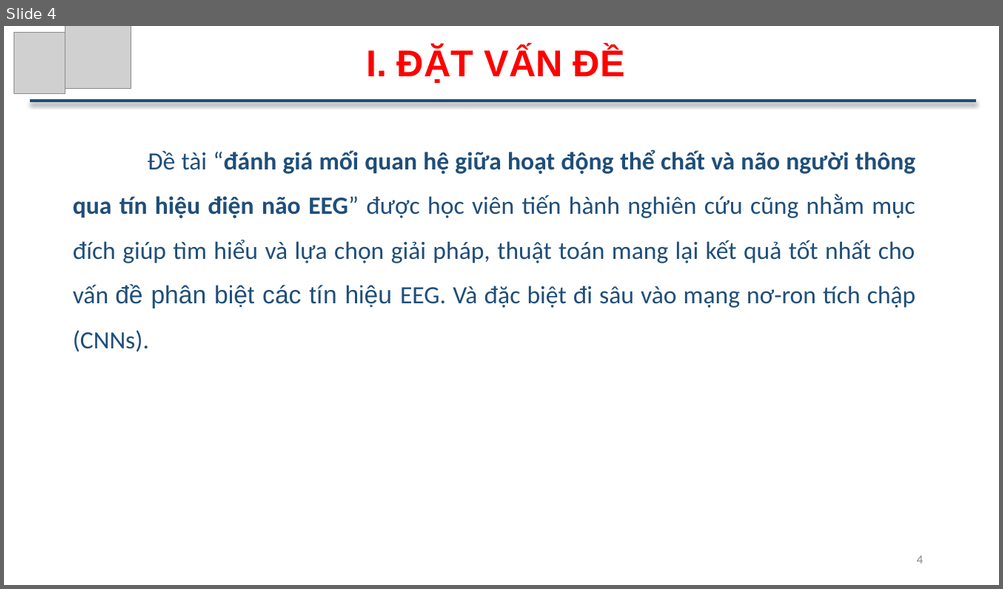
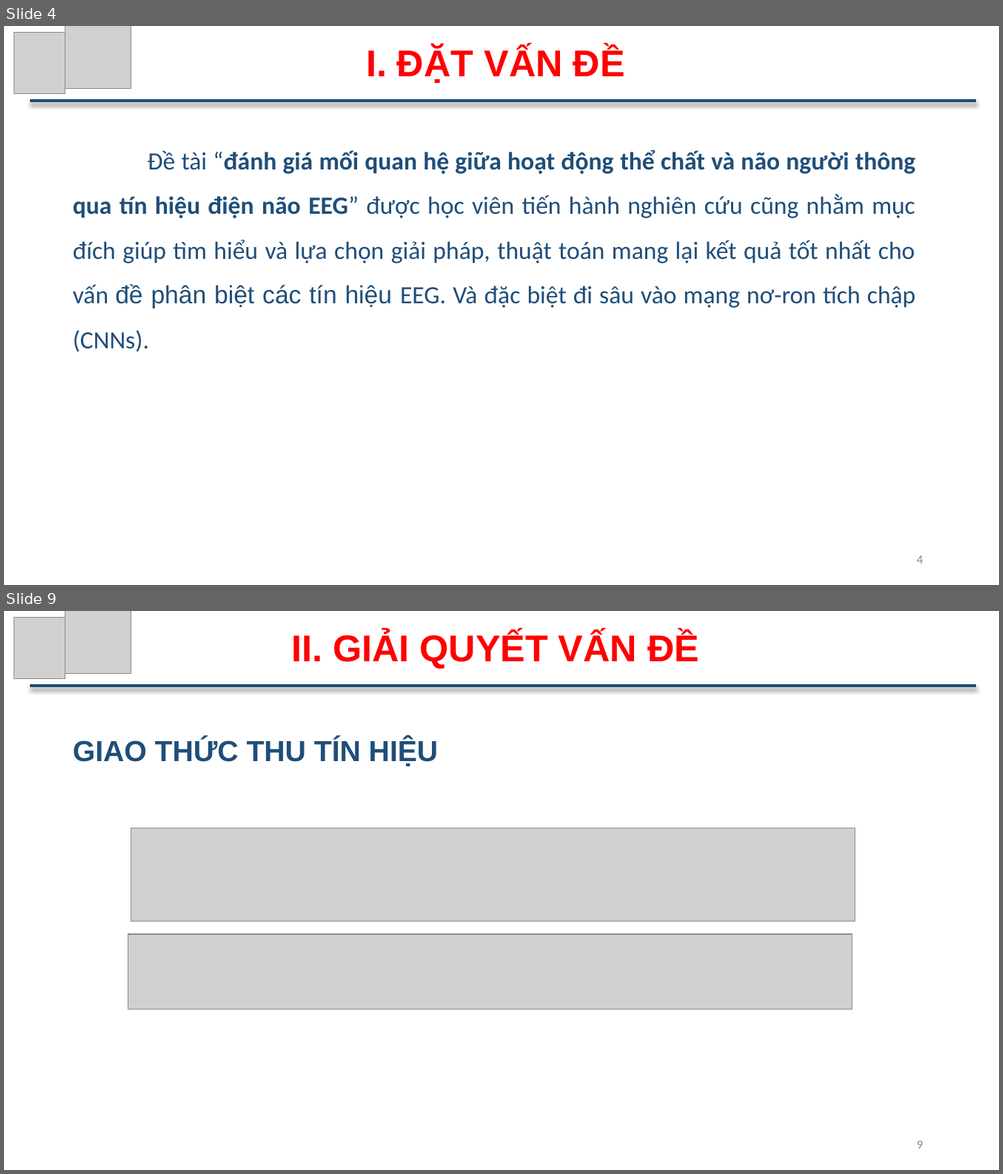
Before and after one commit to ThuTrongNguyen/Thesis, a slide deck: SlideBaoCao.pptx. Shown one above the other, each under a label of ours: slide 4 before the commit, slides 4 and 9 after it; the slides between them are not shown. The pictures are 1003x589 and 1003x1174 pixels, drawn with LibreOffice and Linux fonts; fonts in the diff are those of the drawing; grey boxes stand for pictures. Boxes give left, top, right and bottom in pixels: in the first picture for what was removed or moved away, otherwise in the second. Text is boxed around its words. In the diff, an @@ line names an element or a change of style, - is before the commit and + after.

```diff
--- a/SlideBaoCao.pptx
+++ b/SlideBaoCao.pptx
@@ slide 9 added at [4, 611, 999, 1170], background #FFFFFF @@
@@ picture added at [14, 618, 65, 679] @@
@@ picture added at [65, 611, 131, 674] @@
@@ text added at [291, 632, 699, 669], 36 pt, text #FF0000, bold @@
+II. GIẢI QUYẾT VẤN ĐỀ
@@ line added from (30, 686) to (976, 686), #1F4E79 3 pt @@
@@ text added at [73, 738, 438, 766], 28 pt, text #1F4E79, bold @@
+GIAO THỨC THU TÍN HIỆU
@@ picture added at [131, 829, 855, 922] @@
@@ picture added at [128, 935, 852, 1010] @@
@@ page number added at [916, 1141, 922, 1149], 12 pt, text #8C8C8C @@
+9
```
Also in this commit, not shown: 5 slides changed, 14 other slides added, 2 slides removed, 6 other files.
